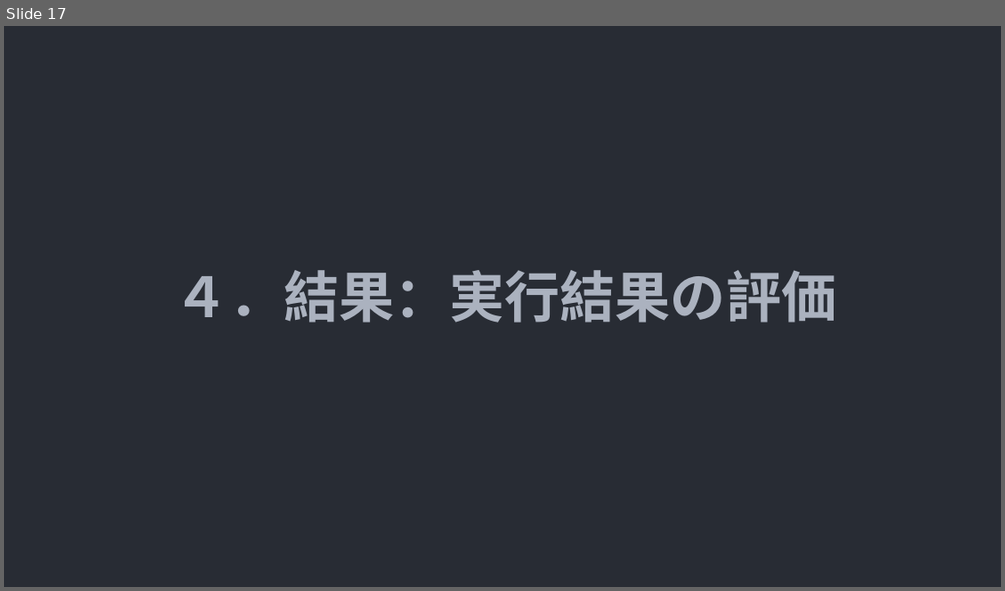
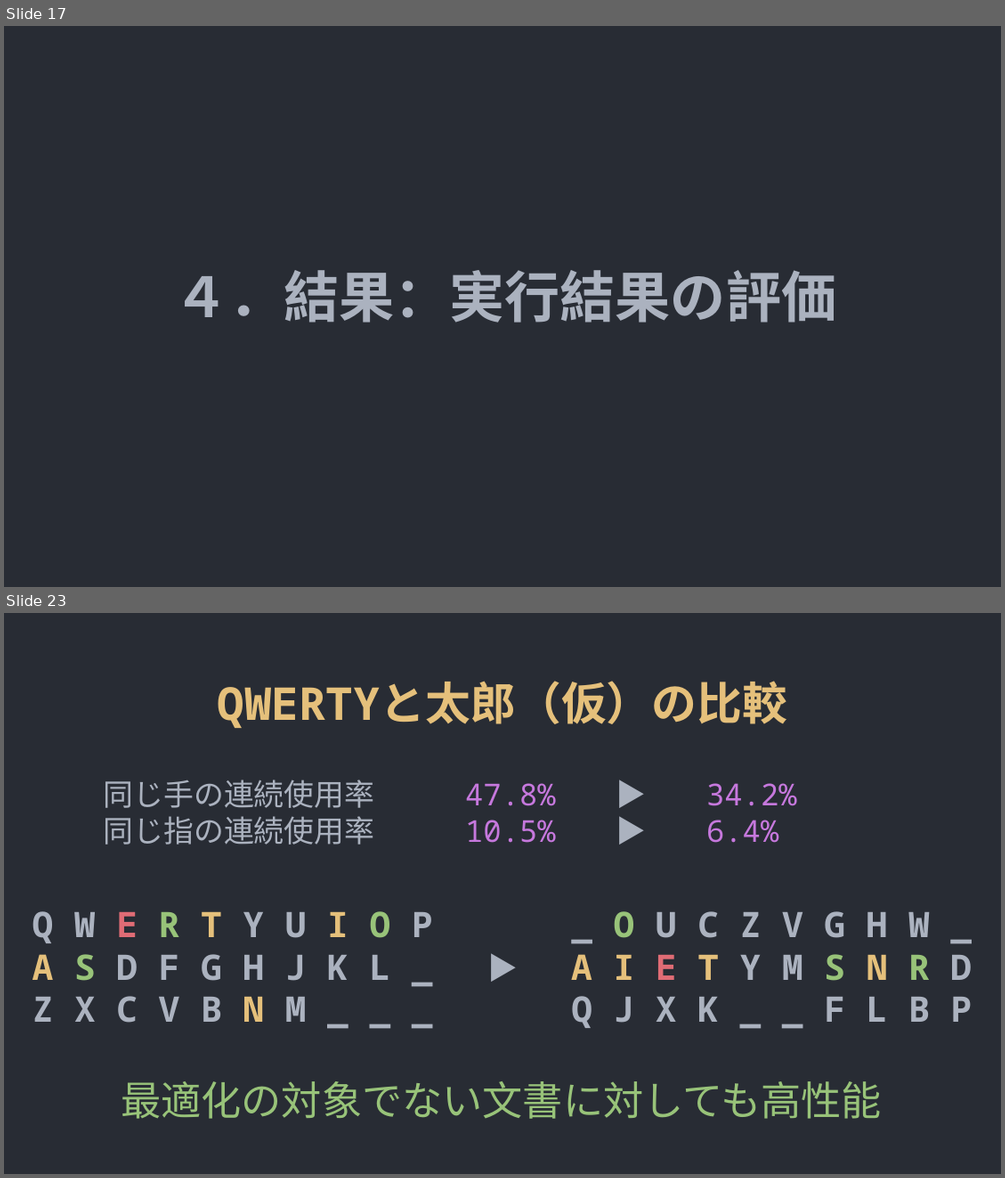
Before and after one commit to yuichiro-kurose/keyboard, a slide deck: docs/最終発表.odp. Shown one above the other, each under a label of ours: slide 17 before the commit, slides 17 and 23 after it; the slides between them are not shown. The pictures are 1005x591 and 1005x1178 pixels, drawn with LibreOffice and Linux fonts; fonts in the diff are those of the drawing. Boxes give left, top, right and bottom in pixels: in the first picture for what was removed or moved away, otherwise in the second. Text is boxed around its words. In the diff, an @@ line names an element or a change of style, - is before the commit and + after.

```diff
--- a/docs/最終発表.odp
+++ b/docs/最終発表.odp
@@ slide 23 added at (4, 613, 1001, 1174), background #282C34 @@
@@ title added at (218, 681, 787, 728), 36 pt, text #E5C07B, bold @@
+QWERTYと太郎（仮）の比較
@@ text added at (104, 779, 778, 844), 24 pt, text #ABB2BF @@
+同じ手の連続使用率 47.8% ▶ 34.2%
+同じ指の連続使用率 10.5% ▶ 6.4%
@@ text added at (32, 911, 433, 1022), 28 pt, text #ABB2BF, bold @@
+Q W E R T Y U I O P
+A S D F G H J K L _
+Z X C V B N M _ _ _
@@ text added at (571, 911, 971, 1028), 28 pt, text #ABB2BF, bold @@
+_ O U C Z V G H W _
+A I E T Y M S N R D
+Q J X K _ _ F L B P
@@ text added at (479, 945, 524, 997), 24 pt, text #ABB2BF @@
+▶
@@ text added at (121, 1081, 882, 1119), 32 pt, text #98C379 @@
+最適化の対象でない文書に対しても高性能
```
Also in this commit, not shown: 7 slides changed, 9 other slides added, 3 slides removed, 7 other files.
